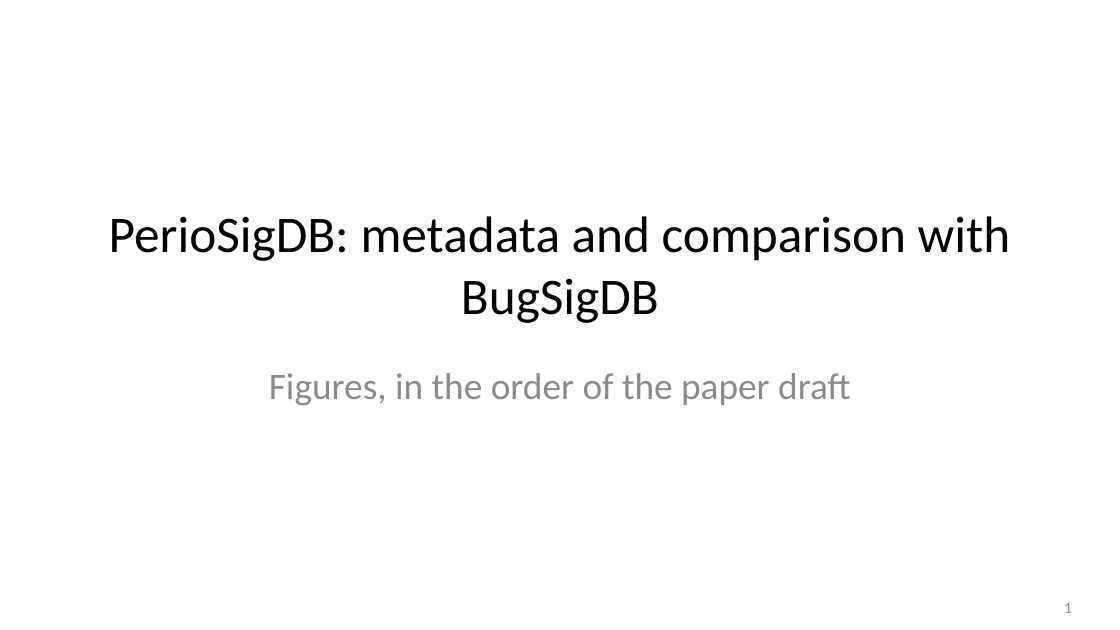
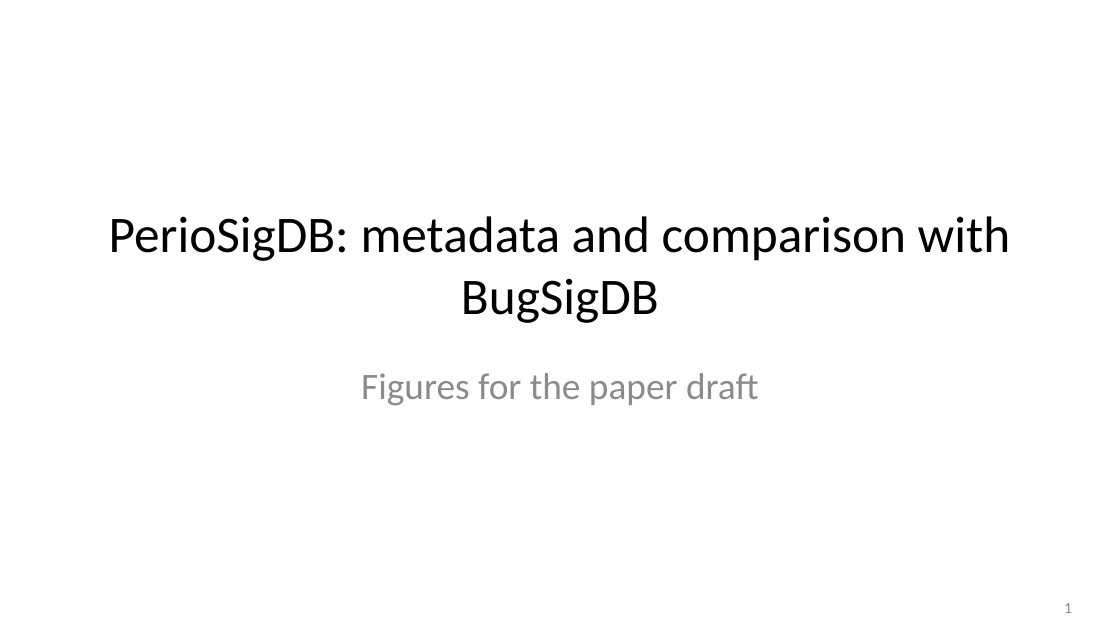
Before and after one commit to ccb-hms/perio-bugs, a slide deck: slide 1 of reports/metadata_options/periosigdb_figures.pptx. Drawn at 1120x630 pixels with LibreOffice and Linux fonts; fonts in the diff are those of the drawing. Boxes give left, top, right and bottom in pixels: in the first picture for what was removed or moved away, otherwise in the second. Text is boxed around its words. In the diff, an @@ line names an element or a change of style, - is before the commit and + after.

```diff
--- a/reports/metadata_options/periosigdb_figures.pptx
+++ b/reports/metadata_options/periosigdb_figures.pptx
@@ subtitle at <box>361,373,758,406</box>: text changed @@
-Figures, in the order of the paper draft
+Figures for the paper draft
```
Also in this commit, not shown: 12 other slides changed, 16 other files.
